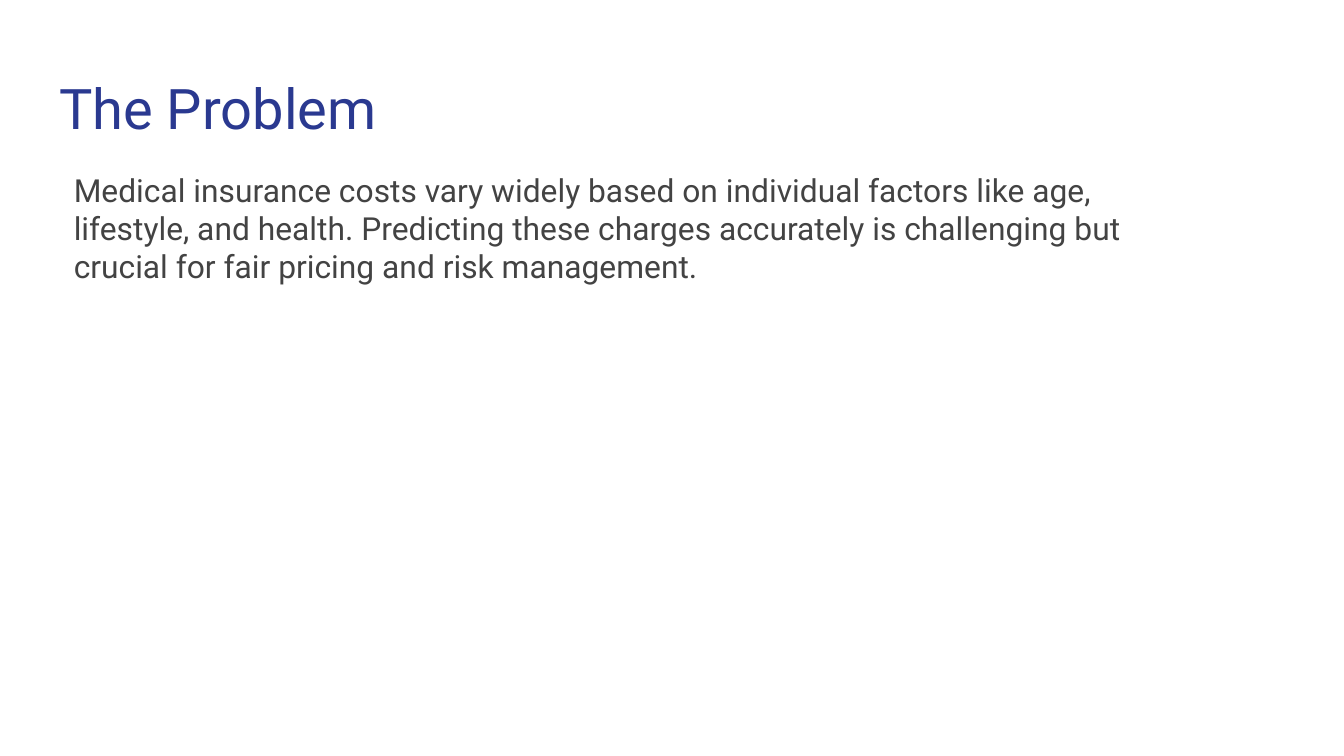
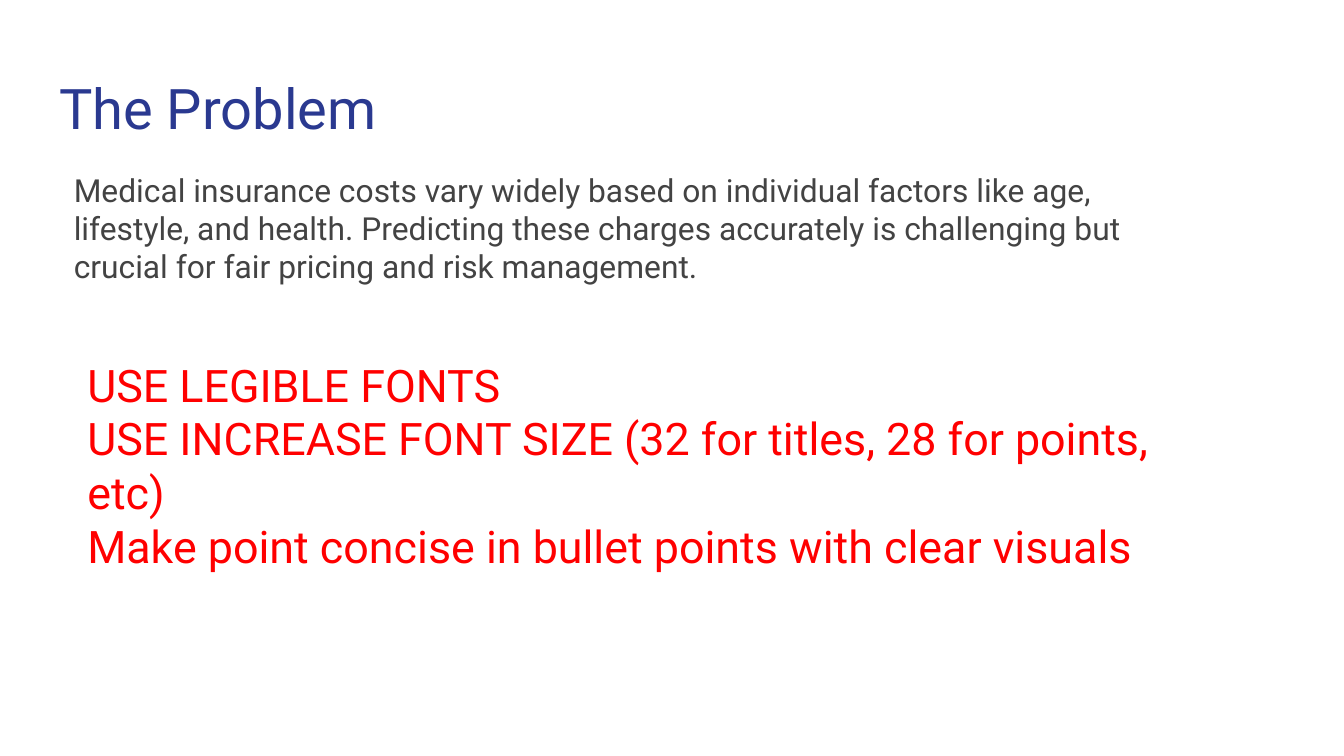
Before and after one commit to ifubaraboye/MLProjects, a slide deck: slide 3 of slides/Case study.pptx. Drawn at 1344x756 pixels with LibreOffice and Linux fonts; fonts in the diff are those of the drawing. Boxes give left, top, right and bottom in pixels: in the first picture for what was removed or moved away, otherwise in the second. Text is boxed around its words. In the diff, an @@ line names an element or a change of style, - is before the commit and + after.

Commit message:
Add Case study PowerPoint presentation

```diff
--- a/slides/Case study.pptx
+++ b/slides/Case study.pptx
@@ text added at (87, 369, 1148, 572), 24 pt, text #FF0000 @@
+USE LEGIBLE FONTS
+USE INCREASE FONT SIZE (32 for titles, 28 for points, etc)
+Make point concise in bullet points with clear visuals
```
